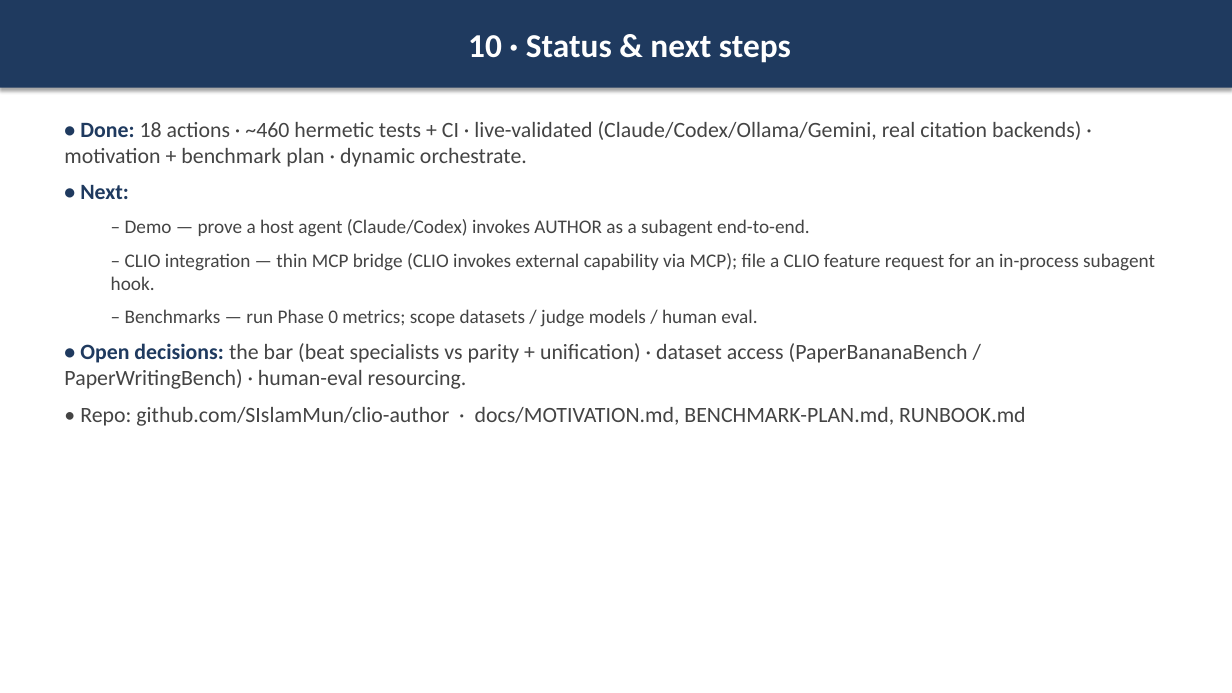
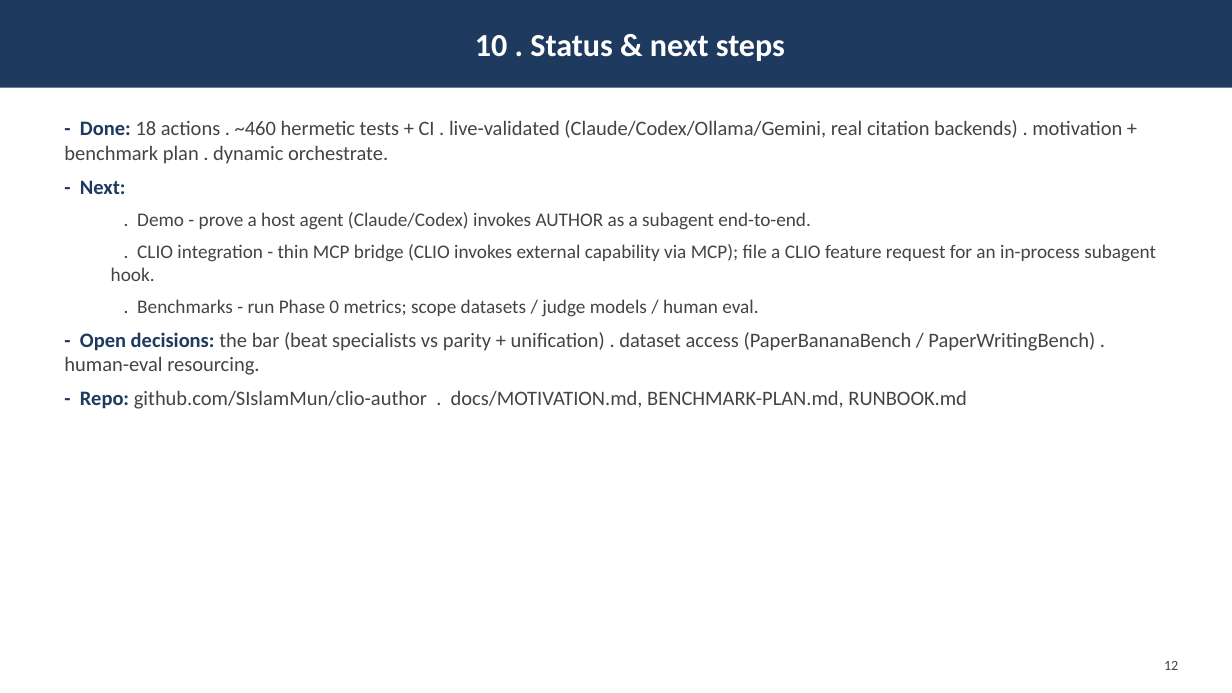
Before and after one commit to iowarp/clio-author, a slide deck: slide 13 of docs/AUTHOR.pptx (slide 11 before the commit). Drawn at 1232x693 pixels with LibreOffice and Linux fonts; fonts in the diff are those of the drawing. Boxes give left, top, right and bottom in pixels: in the first picture for what was removed or moved away, otherwise in the second. Text is boxed around its words. In the diff, an @@ line names an element or a change of style, - is before the commit and + after.

```diff
--- a/docs/AUTHOR.pptx
+++ b/docs/AUTHOR.pptx
@@ rectangle "10 . Status & next ..." at bbox=[0, 0, 1232, 88]: shadow off @@
@@ text in rectangle at bbox=[475, 35, 785, 61]: text changed; size 26 to 25 pt @@
-10 · Status & next steps
+10 . Status & next steps
@@ text at bbox=[64, 120, 1156, 409]: text changed; size 17 to 16 pt @@
-• Done: 18 actions · ~460 hermetic tests + CI · live-validated (Claude/Codex/Ollama/Gemini, real citation backends) · motivation + benchmark plan · dynamic orchestrate.
-• Next:
-  – Demo — prove a host agent (Claude/Codex) invokes AUTHOR as a subagent end-to-end.
-  – CLIO integration — thin MCP bridge (CLIO invokes external capability via MCP); file a CLIO feature request for an in-process subagent hook.
-  – Benchmarks — run Phase 0 metrics; scope datasets / judge models / human eval.
-• Open decisions: the bar (beat specialists vs parity + unification) · dataset access (PaperBananaBench / PaperWritingBench) · human-eval resourcing.
-• Repo: github.com/SIslamMun/clio-author · docs/MOTIVATION.md, BENCHMARK-PLAN.md, RUNBOOK.md
+- Done: 18 actions . ~460 hermetic tests + CI . live-validated (Claude/Codex/Ollama/Gemini, real citation backends) . motivation + benchmark plan . dynamic orchestrate.
+- Next:
+  . Demo - prove a host agent (Claude/Codex) invokes AUTHOR as a subagent end-to-end.
+  . CLIO integration - thin MCP bridge (CLIO invokes external capability via MCP); file a CLIO feature request for an in-process subagent hook.
+  . Benchmarks - run Phase 0 metrics; scope datasets / judge models / human eval.
+- Open decisions: the bar (beat specialists vs parity + unification) . dataset access (PaperBananaBench / PaperWritingBench) . human-eval resourcing.
+- Repo: github.com/SIslamMun/clio-author . docs/MOTIVATION.md, BENCHMARK-PLAN.md, RUNBOOK.md
@@ text added at bbox=[1164, 661, 1178, 670], 11 pt, text #444444 @@
+12
```
Also in this commit, not shown: 10 other slides changed, 2 slides added, 3 other files.
